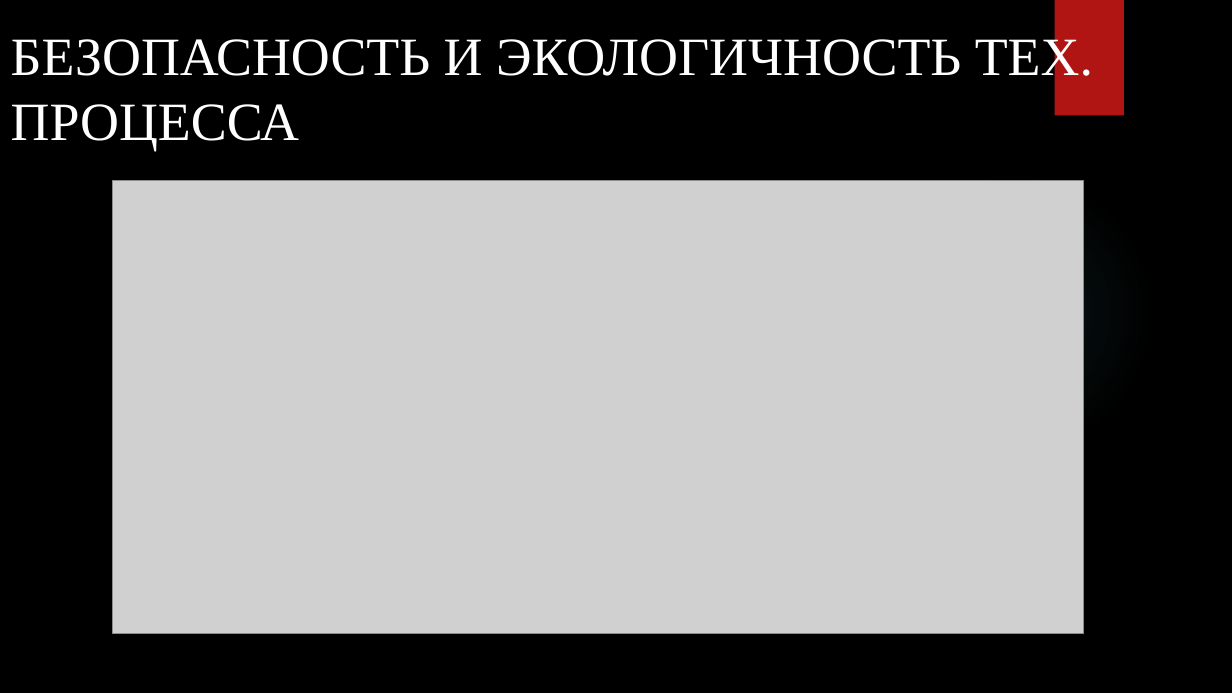
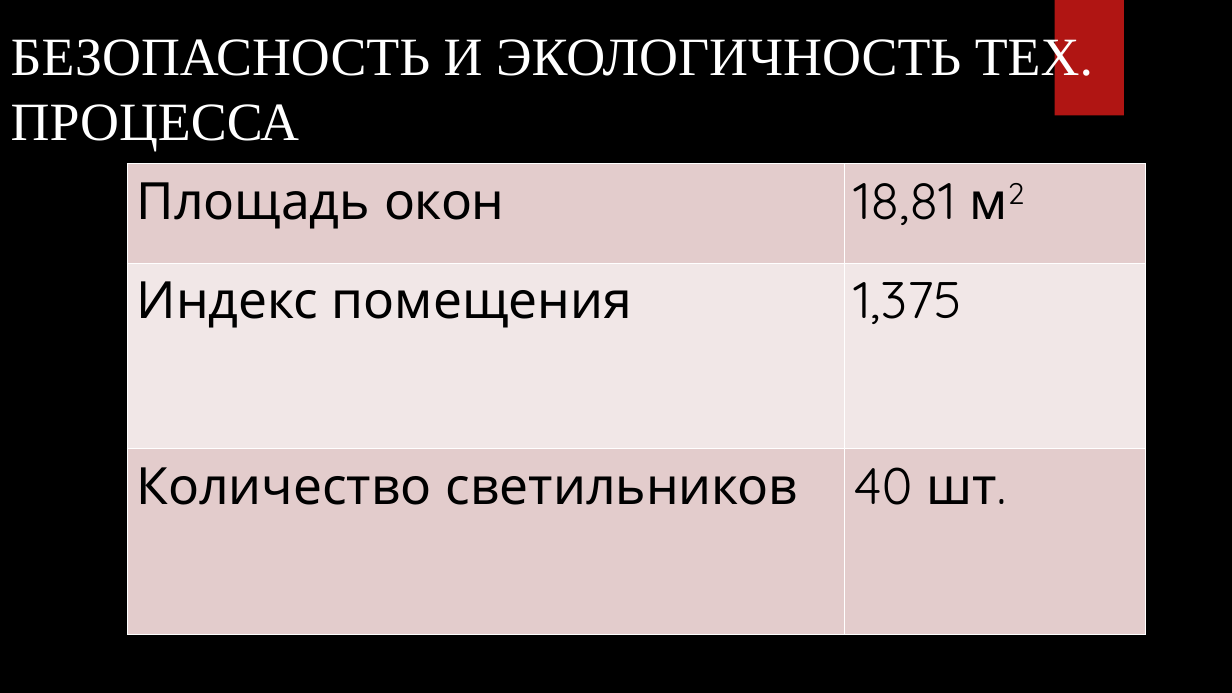
Before and after one commit to David2261/Scheme_Automation, a slide deck: slide 7 of 2023/Диплом/Андрей Козин/Презентация Андрей.pptx. Drawn at 1232x693 pixels with LibreOffice and Linux fonts; fonts in the diff are those of the drawing; grey boxes stand for pictures; background and template pictures are left out. Boxes give left, top, right and bottom in pixels: in the first picture for what was removed or moved away, otherwise in the second. Text is boxed around its words. In the diff, an @@ line names an element or a change of style, - is before the commit and + after.

```diff
--- a/2023/Диплом/Андрей Козин/Презентация Андрей.pptx
+++ b/2023/Диплом/Андрей Козин/Презентация Андрей.pptx
@@ table added at [128, 164, 1146, 634], 3 rows, 2 columns @@
+Площадь окон | 18,81 м2
+Индекс помещения | 1,375
+Количество светильников | 40 шт.
@@ picture removed at [113, 180, 1084, 633] @@
```
Also in this commit, not shown: 2 other slides changed.
